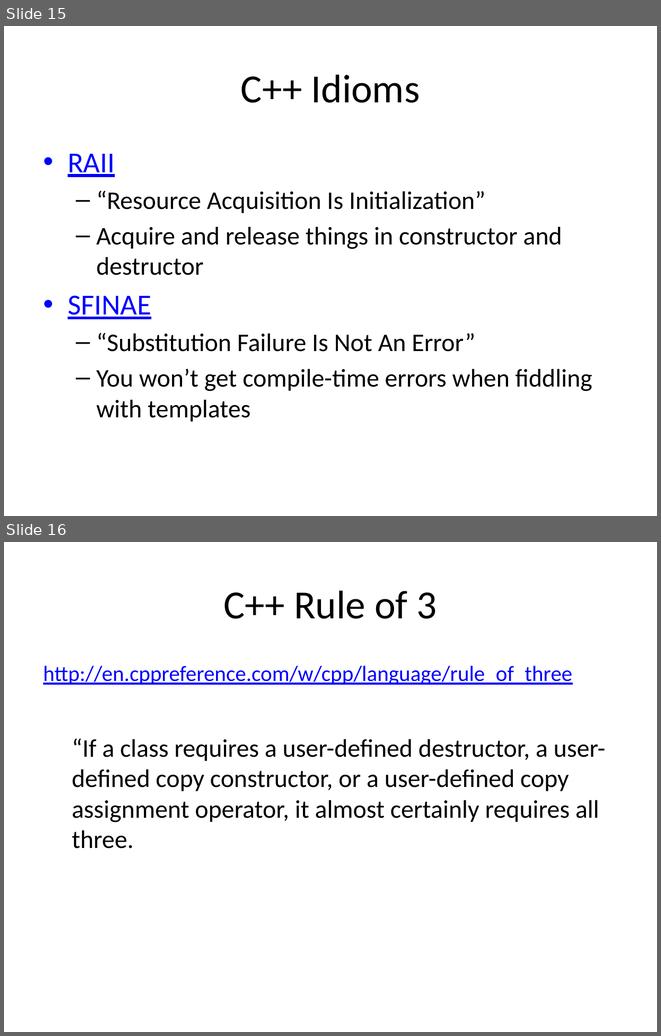
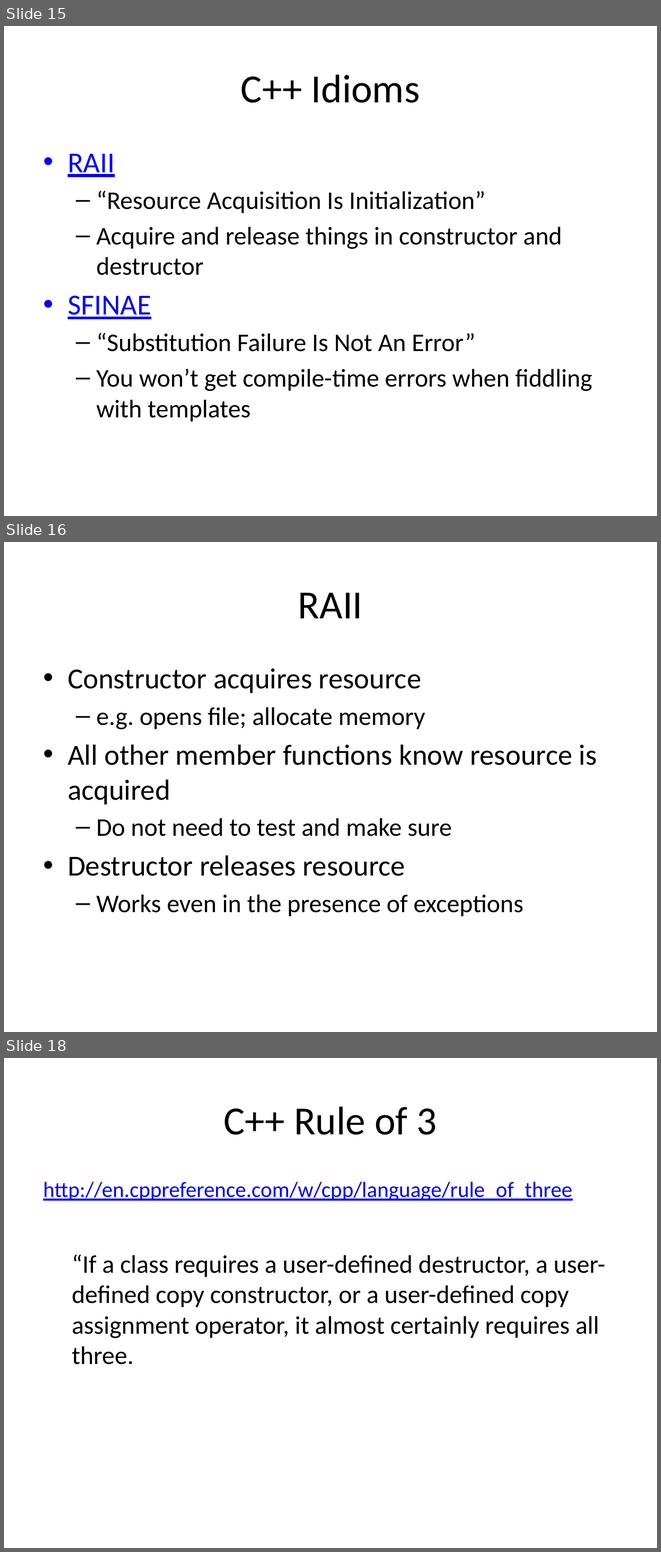
Before and after one commit to fellmad/FunWithCpp11, a slide deck: doc/Fun_with_C++11.pptx. Shown one above the other, each under a label of ours: slides 15 and 16 before the commit, slides 15, 16 and 18 after it; the slides between them are not shown. The pictures are 661x1036 and 661x1552 pixels, drawn with LibreOffice and Linux fonts; fonts in the diff are those of the drawing. Boxes give left, top, right and bottom in pixels: in the first picture for what was removed or moved away, otherwise in the second. Text is boxed around its words. In the diff, an @@ line names an element or a change of style, - is before the commit and + after.

```diff
--- a/doc/Fun_with_C++11.pptx
+++ b/doc/Fun_with_C++11.pptx
@@ slide 16 added at <box>4,542,657,1032</box>, background #FFFFFF @@
@@ title added at <box>298,592,363,618</box>, 44 pt, text #000000 @@
+RAII
@@ text added at <box>68,668,597,916</box>, 32 pt, text #000000 @@
+• Constructor acquires resource
+  – e.g. opens file; allocate memory
+• All other member functions know resource is acquired
+  – Do not need to test and make sure
+• Destructor releases resource
+  – Works even in the presence of exceptions
@@ what was slide 16 is now slide 18 @@
```
Also in this commit, not shown: 1 other slide added.
